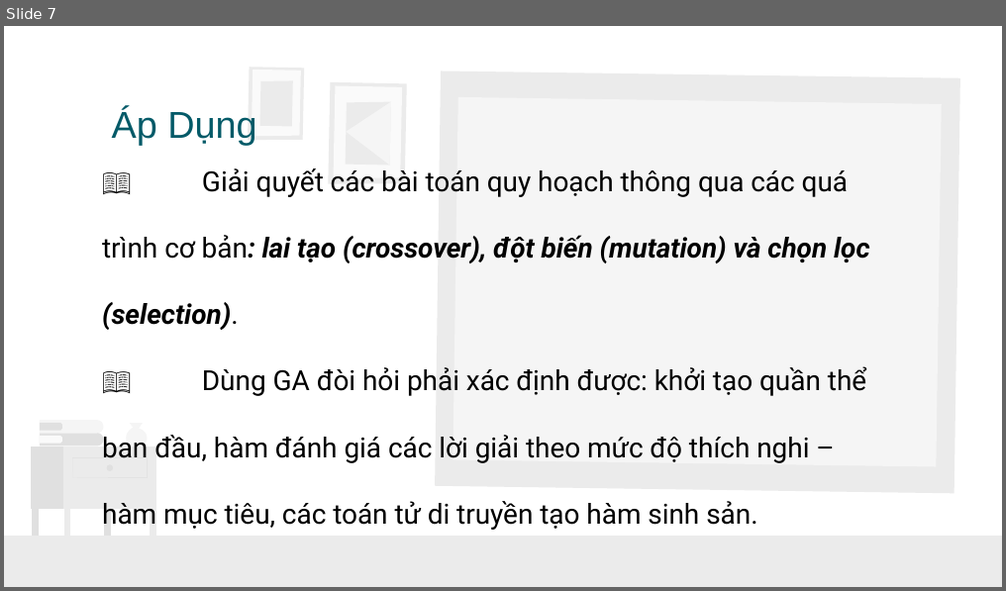
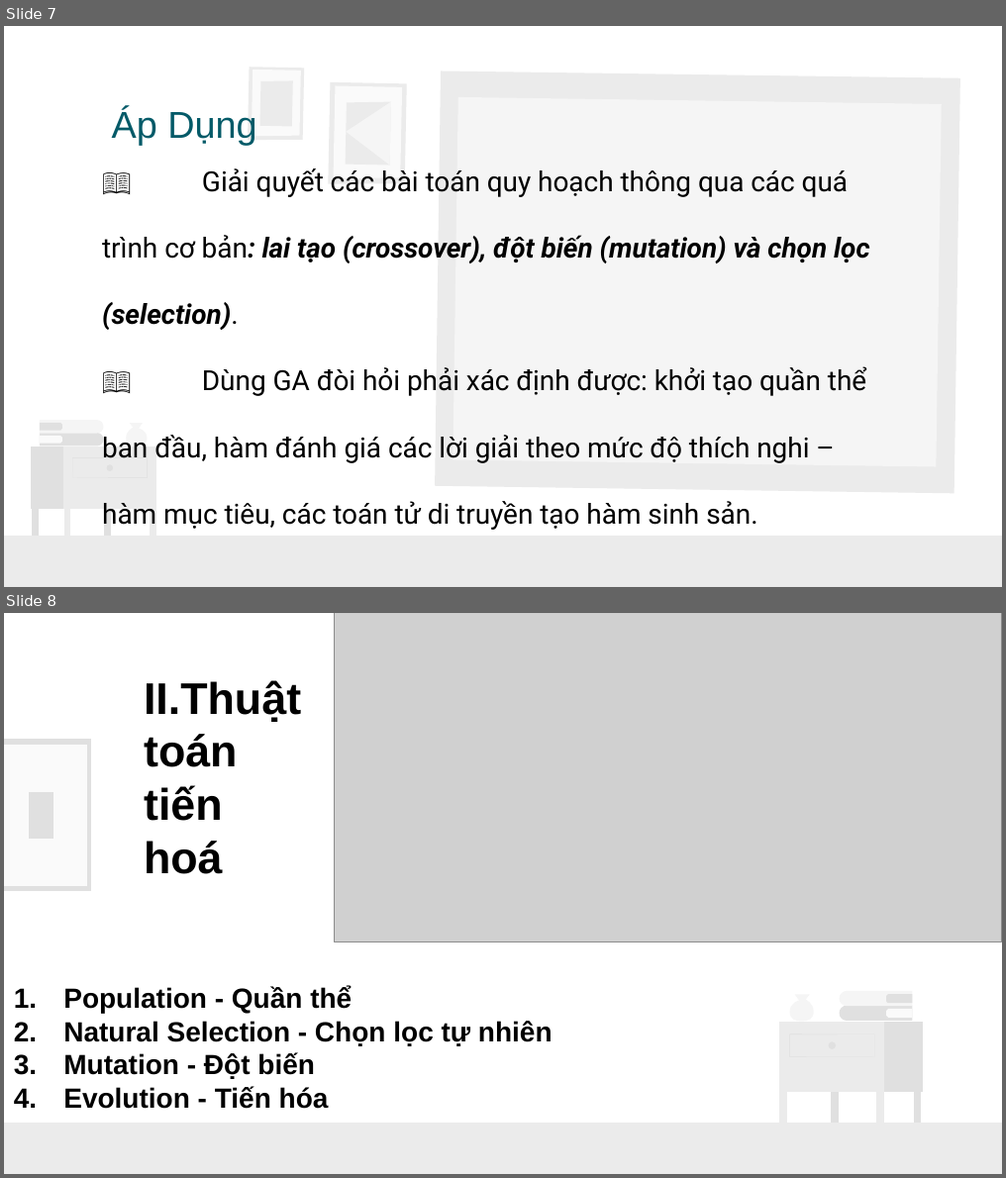
Before and after one commit to TooCuteToo/GiaiThuatTienHoa, a slide deck: ThuatTienHoa_I.pptx. Shown one above the other, each under a label of ours: slide 7 before the commit, slides 7 and 8 after it. The pictures are 1006x591 and 1006x1178 pixels, drawn with LibreOffice and Linux fonts; fonts in the diff are those of the drawing; grey boxes stand for pictures. Boxes give left, top, right and bottom in pixels: in the first picture for what was removed or moved away, otherwise in the second. Text is boxed around its words. In the diff, an @@ line names an element or a change of style, - is before the commit and + after.

```diff
--- a/ThuatTienHoa_I.pptx
+++ b/ThuatTienHoa_I.pptx
@@ slide 8 added at [4, 613, 1002, 1174], background #FFFFFF; not listed: 1 template element that a slide beside it also shows @@
@@ picture added at [335, 613, 1002, 943] @@
@@ text added at [144, 680, 301, 874], 32 pt, text #000000, bold @@
+II.Thuật toán tiến hoá
@@ freeform shape added at [4, 739, 92, 891], fill #E0E0E0 @@
@@ freeform shape added at [4, 745, 87, 886], fill #FAFAFA @@
@@ freeform shape added at [29, 792, 54, 839], fill #E0E0E0 @@
@@ text added at [63, 986, 552, 1109], 20 pt, text #000000, bold @@
+1. Population - Quần thể
+2. Natural Selection - Chọn lọc tự nhiên
+3. Mutation - Đột biến
+4. Evolution - Tiến hóa
@@ group added at [779, 991, 922, 1124]: 13 freeform shapes @@
```
Also in this commit, not shown: 1 slide changed, 12 other slides added, 1 other file.
